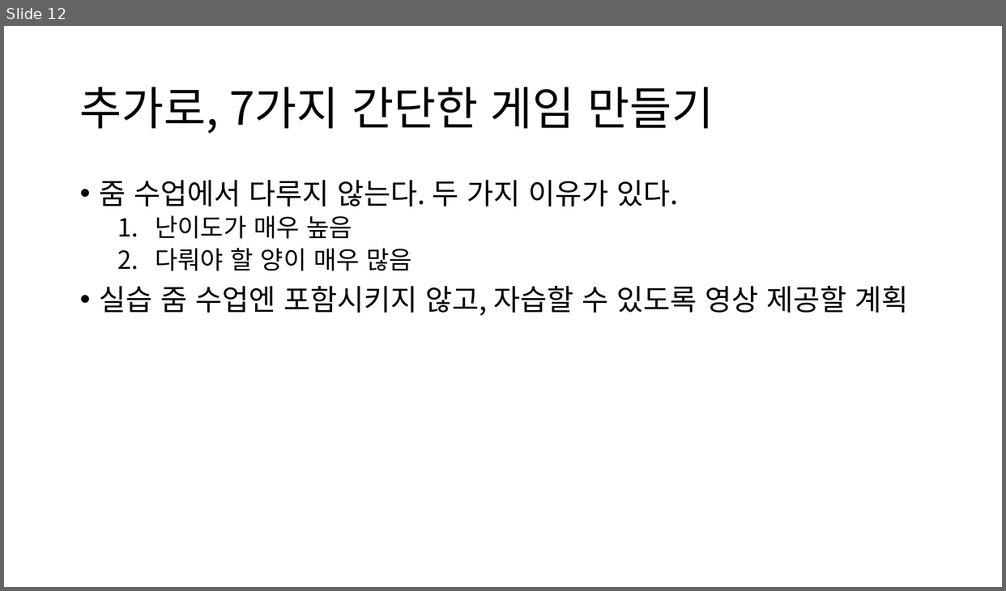
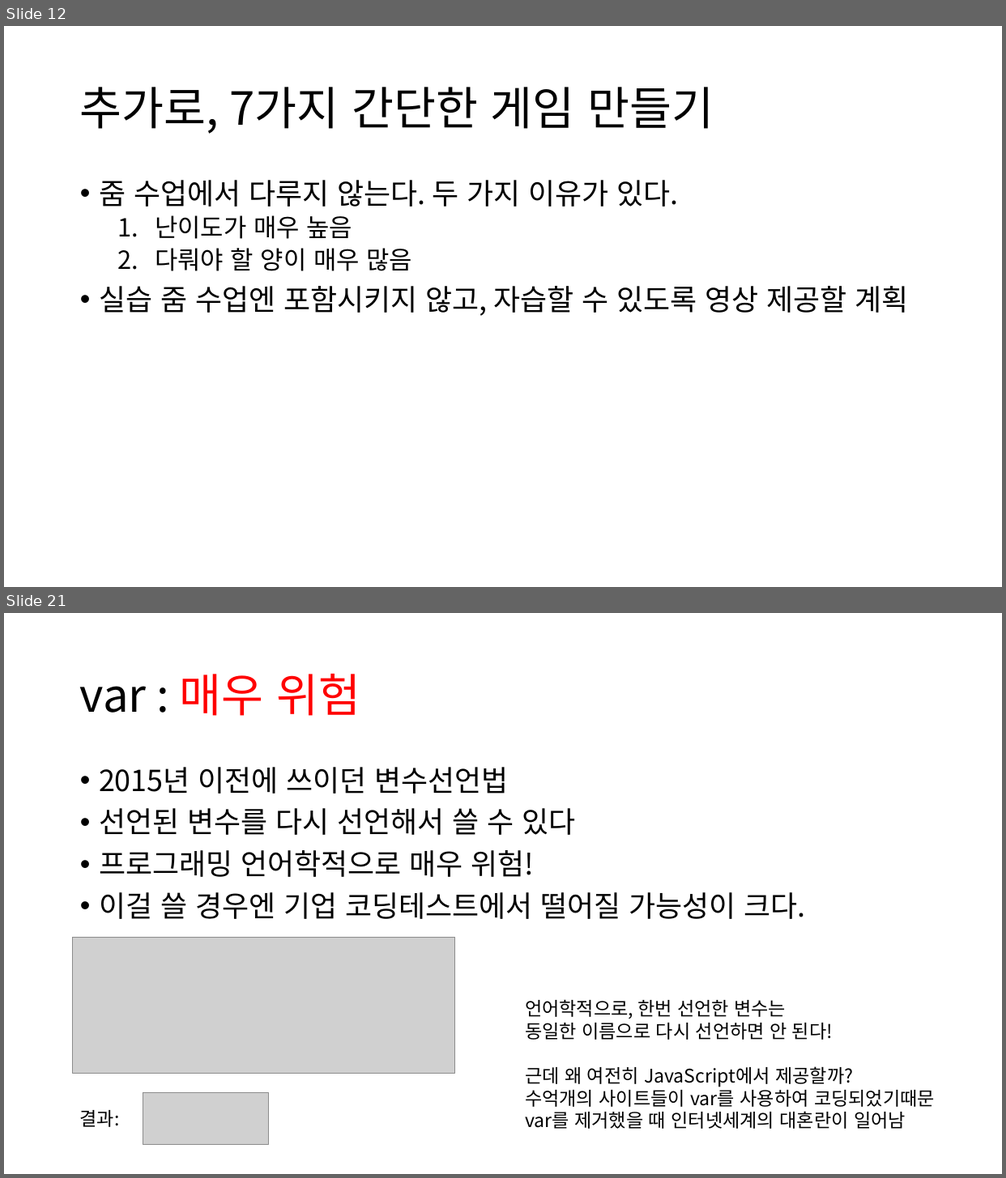
Before and after one commit to GNUCSAssistants/2021webprogramming, a slide deck: 수업/5. JavaScript (1)/PPT/5. JavaScript (1).pptx. Shown one above the other, each under a label of ours: slide 12 before the commit, slides 12 and 21 after it; the slides between them are not shown. The pictures are 1006x591 and 1006x1178 pixels, drawn with LibreOffice and Linux fonts; fonts in the diff are those of the drawing; grey boxes stand for pictures. Boxes give left, top, right and bottom in pixels: in the first picture for what was removed or moved away, otherwise in the second. Text is boxed around its words. In the diff, an @@ line names an element or a change of style, - is before the commit and + after.

```diff
--- a/수업/5. JavaScript (1)/PPT/5. JavaScript (1).pptx
+++ b/수업/5. JavaScript (1)/PPT/5. JavaScript (1).pptx
@@ slide 21 added at <box>4,613,1002,1174</box>, background #FFFFFF @@
@@ title added at <box>80,674,361,716</box>, 44 pt, text #000000 @@
+var : 매우 위험
@@ text added at <box>99,767,805,919</box>, 28 pt, text #000000 @@
+• 2015년 이전에 쓰이던 변수선언법
+• 선언된 변수를 다시 선언해서 쓸 수 있다
+• 프로그래밍 언어학적으로 매우 위험!
+• 이걸 쓸 경우엔 기업 코딩테스트에서 떨어질 가능성이 크다.
@@ picture added at <box>73,937,455,1073</box> @@
@@ text added at <box>525,999,935,1129</box>, 18 pt, text #000000 @@
+언어학적으로, 한번 선언한 변수는
+동일한 이름으로 다시 선언하면 안 된다!
+근데 왜 여전히 JavaScript에서 제공할까?
+수억개의 사이트들이 var를 사용하여 코딩되었기때문
+var를 제거했을 때 인터넷세계의 대혼란이 일어남
@@ picture added at <box>143,1093,269,1144</box> @@
@@ text added at <box>80,1110,120,1127</box>, 18 pt, text #000000 @@
+결과:
```
Also in this commit, not shown: 1 slide changed, 28 other slides added, 1 other file.
